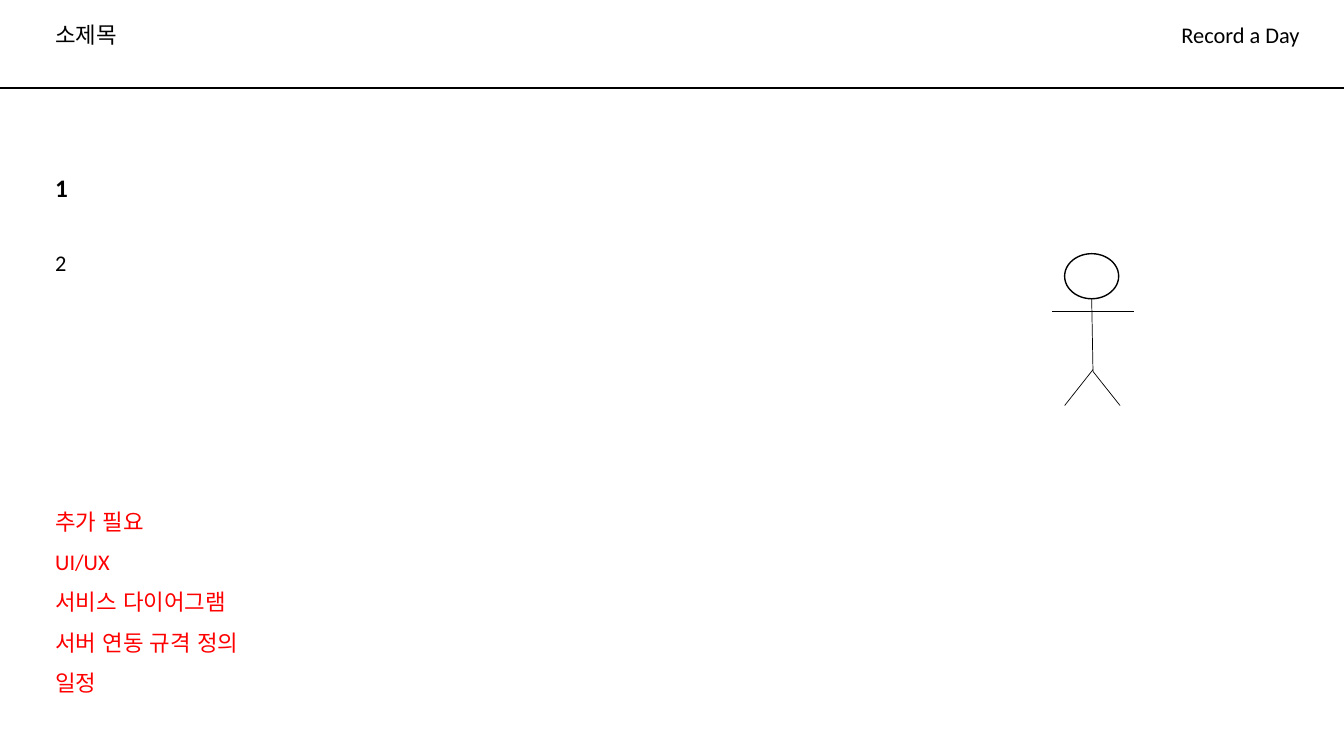
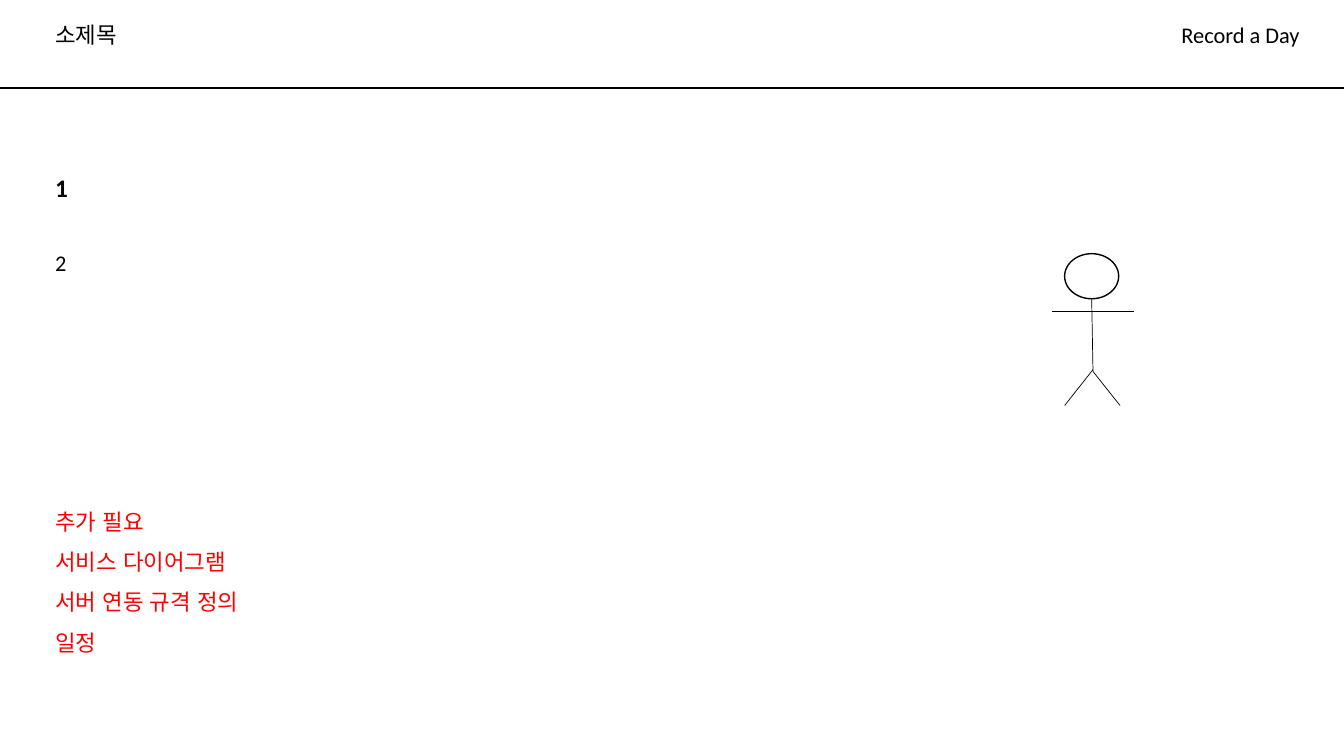
Before and after one commit to Hyeonseok0830/Record-a-day, a slide deck: slide 7 of doc/설계서.pptx (slide 6 before the commit). Drawn at 1344x756 pixels with LibreOffice and Linux fonts; fonts in the diff are those of the drawing. Boxes give left, top, right and bottom in pixels: in the first picture for what was removed or moved away, otherwise in the second. Text is boxed around its words. In the diff, an @@ line names an element or a change of style, - is before the commit and + after.

```diff
--- a/doc/설계서.pptx
+++ b/doc/설계서.pptx
@@ text at [55, 554, 109, 571]: paragraph removed @@
-UI/UX
```
Also in this commit, not shown: 1 other slide changed, 1 slide added.
